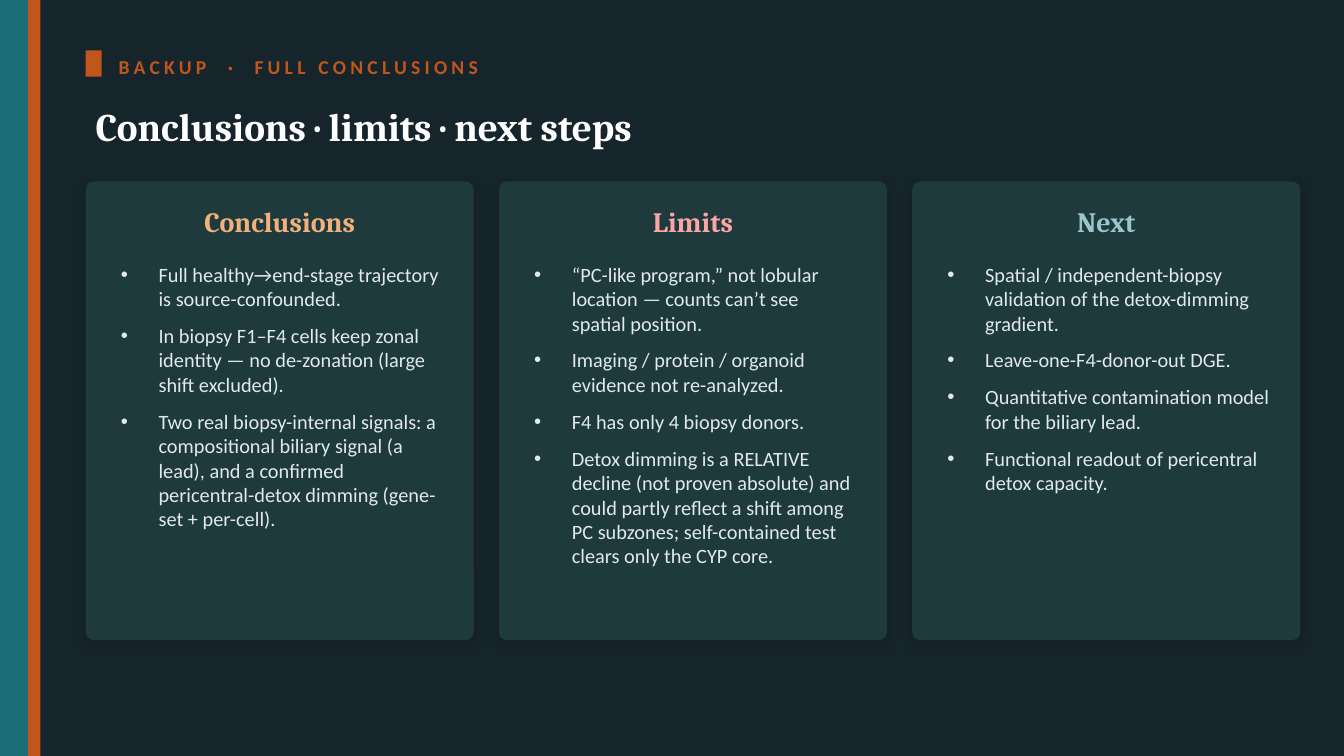
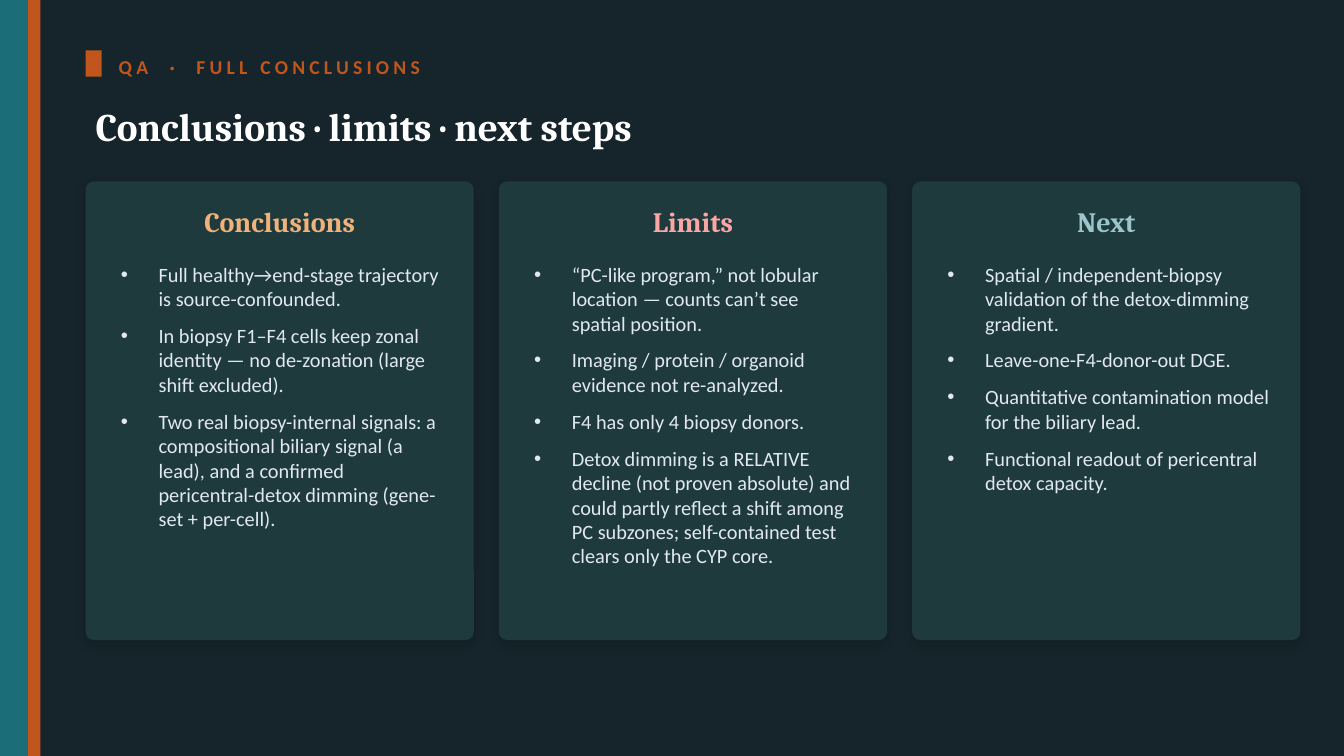
Before and after one commit to roeetekoah/liver-zonation, a slide deck: slide 31 of presentation/MASLD_stages_computational_analysis_roee_shira.pptx (slide 30 before the commit). Drawn at 1344x756 pixels with LibreOffice and Linux fonts; fonts in the diff are those of the drawing. Boxes give left, top, right and bottom in pixels: in the first picture for what was removed or moved away, otherwise in the second. Text is boxed around its words. In the diff, an @@ line names an element or a change of style, - is before the commit and + after.

```diff
--- a/presentation/MASLD_stages_computational_analysis_roee_shira.pptx
+++ b/presentation/MASLD_stages_computational_analysis_roee_shira.pptx
@@ text at <box>119,61,420,77</box>: text changed @@
-BACKUP · FULL CONCLUSIONS
+QA · FULL CONCLUSIONS
```
Also in this commit, not shown: 13 other slides changed, 1 slide added, 5 other files.
